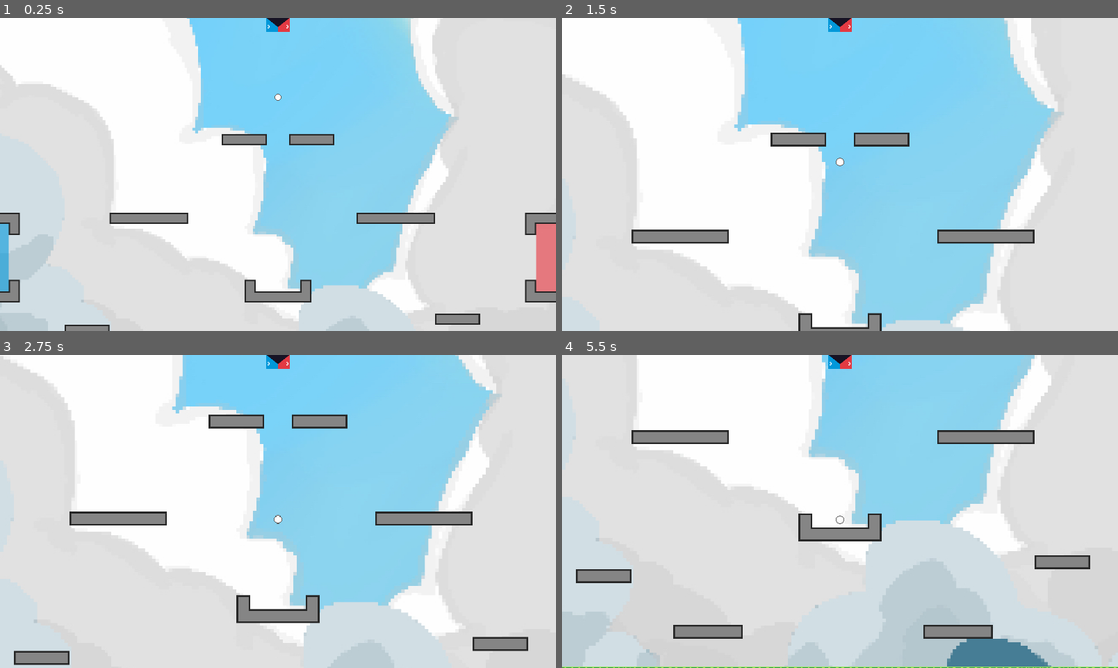
Above: before the commit, frames 1-4 (two rows, left to right).
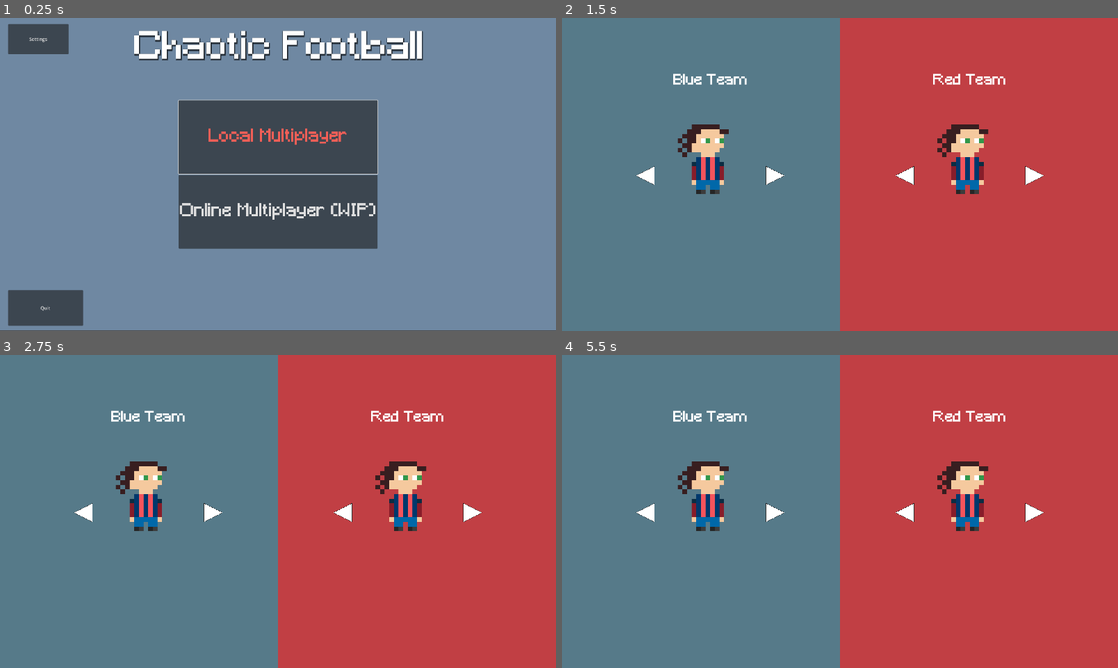
Above: after the commit, the same moments.

Repository: dizmerly/chaoticFootball
Game: Godot game, scene res://scenes/main_menu.tscn
The game is run twice, just before and just after one commit, with the same random seed, the same clock (stepped at 60 frames per second) and the same inputs. Before the commit the project starts from res://scenes/game.tscn.
Inputs (mouse positions are in pixels of both pictures, inside the frame that each line leads up to):
- Up to frame 1 (0.25 s): no input
- Up to frame 2 (1.5 s): click (840, 136) at 0.5 s, where only the run after the commit has a clickable "Local Multiplayer"; tap Enter at 1.25 s; move the mouse to (962, 158) at 1.27 s; hold D (right) from 1.28 s (still down); tap Shift (run) at 1.35 s; click (962, 158) at 1.42 s
- Up to frame 3 (2.75 s): tap Space (jump) at 1.52 s; release D (right) at 2 s; drag from (166, 527) to (250, 574) at 2.02 s
- Up to frame 4 (5.5 s): move the mouse to (895, 442) at 2.77 s; hold Left (left) 2.78-3.5 s; tap Shift (run) at 2.85, 4.35 s; click (895, 442) at 2.92 s; drag from (812, 574) to (673, 464) at 3.52 s; move the mouse to (1006, 558) at 4.27 s; hold D (right) 4.28-5 s; click (1006, 558) at 4.42 s; tap Space (jump) at 4.52 s; drag from (673, 464) to (756, 433) at 5.02 s

The runs differ from the first frame. In frame 1, 99% of the frame differs, in the area x 0-100%, y 0-100%; in frame 2, 100%; in frame 3, 100%; in frame 4, 100%.

Commit message:
Add debug game start and goal win handling

Diff:
--- a/chaotic-football/project.godot
+++ b/chaotic-football/project.godot
@@ -11,7 +11,7 @@
 [application]
 
 config/name="chaoticFootball"
-run/main_scene="uid://cdr6l300mduv7"
+run/main_scene="uid://cpdcnj84mhgc7"
 config/features=PackedStringArray("4.7", "Forward Plus")
 config/icon="res://icon.svg"
 
--- a/chaotic-football/scripts/character_selection_panel.gd
+++ b/chaotic-football/scripts/character_selection_panel.gd
@@ -76,6 +76,10 @@
 	)
 
 func _unhandled_input(event: InputEvent) -> void:
+	if event.is_action_pressed("debugMode"):
+		debug_start_game()
+		return
+
 	if event is InputEventJoypadButton:
 		var controller_id = event.device
 
@@ -106,6 +110,10 @@
 			if controller_id in GameManager.red_team:
 				GameManager.unselect_character(controller_id)
 				ready_red.hide()
+
+#DEBUG FUNCTION
+func debug_start_game() -> void:
+	GameManager.load_game()
 
 func cycle_blue_left() -> void:
 	if not ready_blue.visible:
--- a/chaotic-football/scripts/game.gd
+++ b/chaotic-football/scripts/game.gd
@@ -70,6 +70,11 @@
 	# add player to tree and append them to the
 	# player array connected to camera
 	add_child(player)
+	if player_index in GameManager.blue_team:
+		player.global_position = spawn_point_1.global_position
+	elif player_index in GameManager.red_team:
+		player.global_position = spawn_point_2.global_position
+
 	players.append(player)
 	camera.players.append(player) # add player to list collection in camera
 	player.load_playerskin(GameManager.selected_characters[player_index])
@@ -91,6 +96,17 @@
 # HUD CONTROL
 func score_goal(team:int):
 	scoreboard.addPoint(team)
+	await get_tree().create_timer(3) #seconds
+#	check if any teams have reached the point threshold to win
+	var result: String = scoreboard.winning_team()
+	if result != "none":
+		if result == "blue":
+			print("Blue won!")
+		elif result == "red":
+			print("Red won!")
+		get_tree().change_scene_to_file("res://scenes/main_menu.tscn")
+
+
 	ball.reset.call_deferred()
 	#rumble every controller connected upon goal scored
 	for id in player_ids:
@@ -99,7 +115,6 @@
 		players[0].global_position = spawn_point_1.global_position
 	if players.size() > 1:
 		players[1].global_position = spawn_point_2.global_position
-
 
 func _on_goalpost_scored(team: int) -> void:
 	score_goal(team)
--- a/chaotic-football/scripts/scoreboard.gd
+++ b/chaotic-football/scripts/scoreboard.gd
@@ -34,3 +34,11 @@
 func resetPoints() -> void:
 	teamAScore = 0
 	teamBScore = 0
+
+func winning_team() -> String:
+	if teamAScore >= WINNING_SCORE:
+		return "blue"
+	elif teamBScore >= WINNING_SCORE:
+		return "red"
+	else:
+		return "none"
